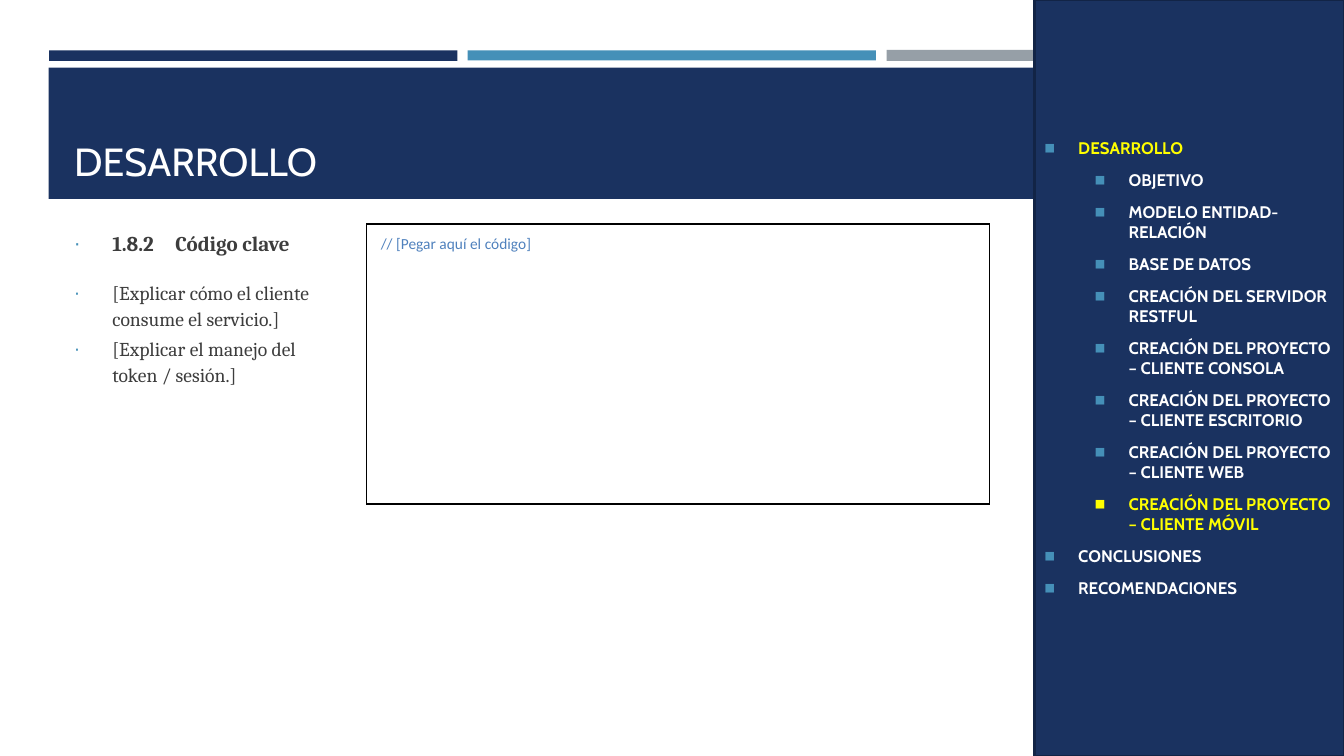
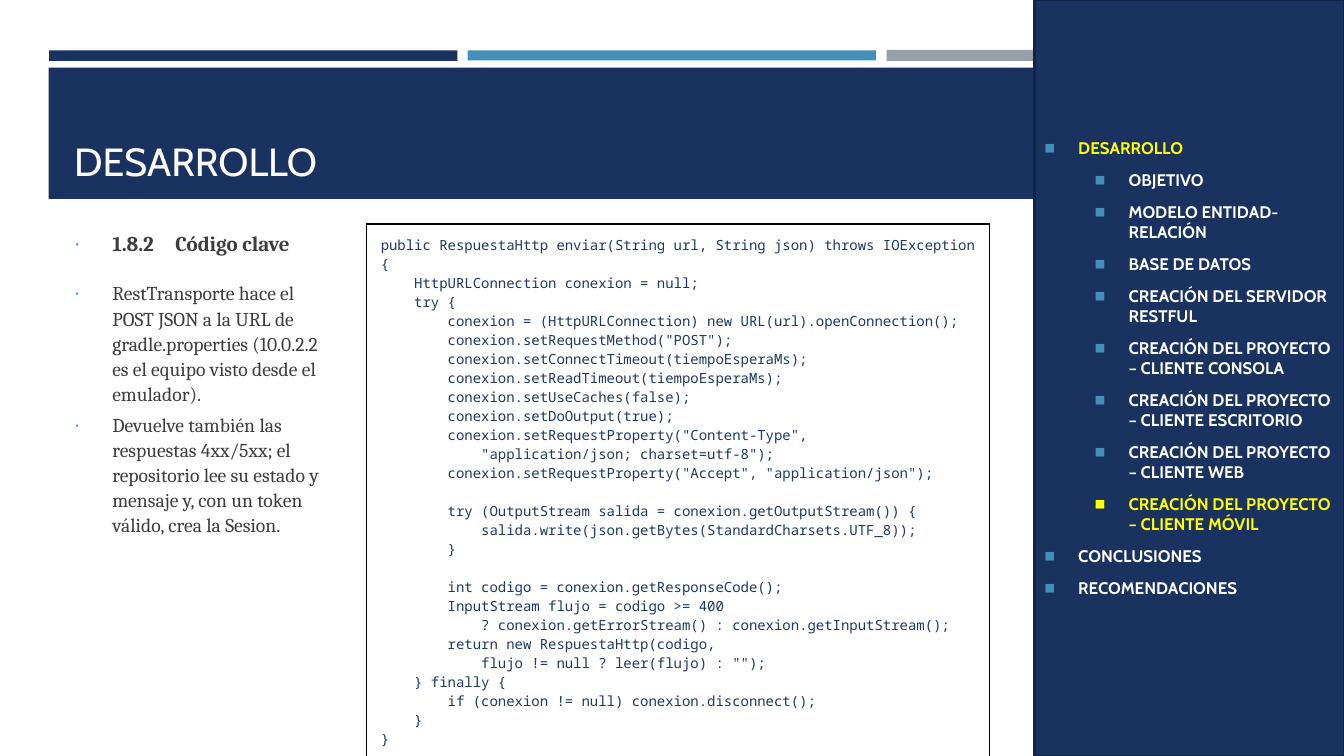
Before and after one commit to IMarcusDev/TI.1.3.-PAO202651_RESTFUL_JAVA_CONBDD_NRC36883_GR04, a slide deck: slide 29 of 05. DOCUMENTACION/PRESENTACION TI.1.3. RESTFUL con BDD en JAVA GR4.pptx (slide 26 before the commit). Drawn at 1344x756 pixels with LibreOffice and Linux fonts; fonts in the diff are those of the drawing. Boxes give left, top, right and bottom in pixels: in the first picture for what was removed or moved away, otherwise in the second. Text is boxed around its words. In the diff, an @@ line names an element or a change of style, - is before the commit and + after.

```diff
--- a/05. DOCUMENTACION/PRESENTACION TI.1.3. RESTFUL con BDD en JAVA GR4.pptx
+++ b/05. DOCUMENTACION/PRESENTACION TI.1.3. RESTFUL con BDD en JAVA GR4.pptx
@@ table at box(367, 224, 990, 712) @@
@@ row 1, column 1: "// [Pegar aquí el código]" to "public RespuestaHttp enviar(String url, String json) throws IOException { / HttpURLConnection conexion = null; / try { / conexion = (HttpURLConnection) new URL(url).openConnection(); / conexion.setRequestMethod("POST"); / conexion.setConnectTimeout(tiempoEsperaMs); / conexion.setReadTimeout(tiempoEsperaMs); / conexion.setUseCaches(false); / conexion.setDoOutput(true); / conexion.setRequestProperty("Content-Type", / "application/json; charset=utf-8"); / conexion.setRequestProperty("Accept", "application/json"); / try (OutputStream salida = conexion.getOutputStream()) { / salida.write(json.getBytes(StandardCharsets.UTF_8)); / } / int codigo = conexion.getResponseCode(); / InputStream flujo = codigo >= 400 / ? conexion.getErrorStream() : conexion.getInputStream(); / return new RespuestaHttp(codigo, / flujo != null ? leer(flujo) : ""); / } finally { / if (conexion != null) conexion.disconnect(); / } / }" @@
@@ text at box(112, 286, 318, 535): text changed @@
-∙ [Explicar cómo el cliente consume el servicio.]
-∙ [Explicar el manejo del token / sesión.]
+∙ RestTransporte hace el POST JSON a la URL de gradle.properties (10.0.2.2 es el equipo visto desde el emulador).
+∙ Devuelve también las respuestas 4xx/5xx; el repositorio lee su estado y mensaje y, con un token válido, crea la Sesion.
```
Also in this commit, not shown: 19 other slides changed, 4 slides added.
